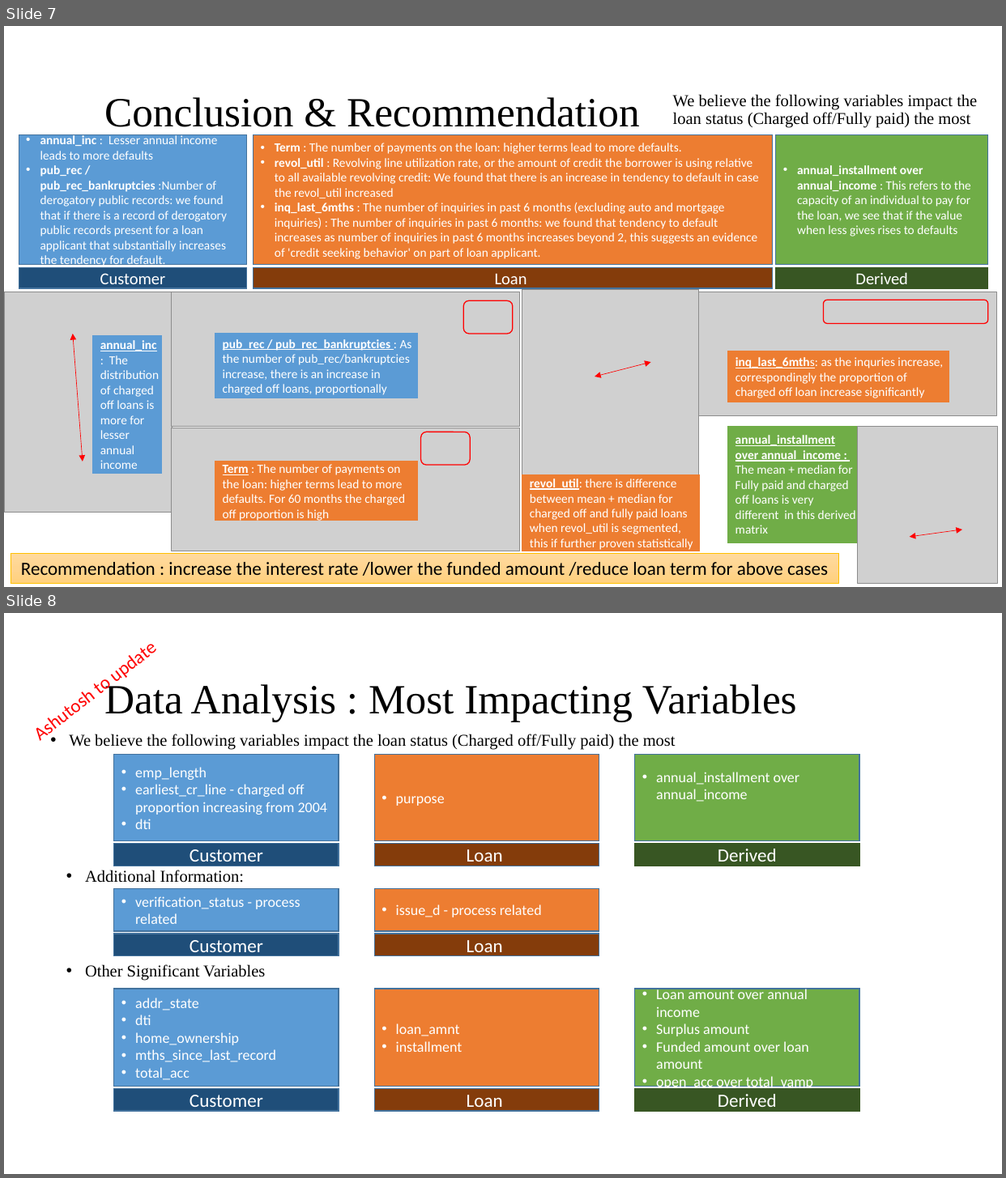
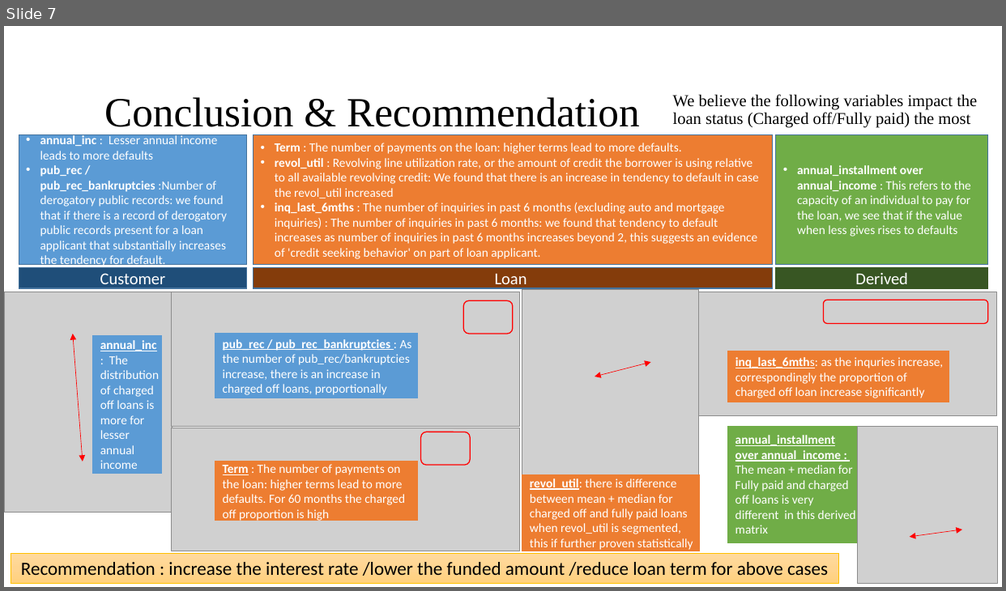
Before and after one commit to saneshashank/course2-GP1, a slide deck: Lending Club Case Study.pptx. Shown one above the other, each under a label of ours: slides 7 and 8 before the commit, slide 7 after it. The pictures are 1006x1178 and 1006x591 pixels, drawn with LibreOffice and Linux fonts; fonts in the diff are those of the drawing; grey boxes stand for pictures; background and template pictures are left out. Boxes give left, top, right and bottom in pixels: in the first picture for what was removed or moved away, otherwise in the second. Text is boxed around its words. In the diff, an @@ line names an element or a change of style, - is before the commit and + after.

Commit message:
near final copy - need to discuss about one variable

```diff
--- a/Lending Club Case Study.pptx
+++ b/Lending Club Case Study.pptx
@@ slide 8 removed at (4, 613, 1002, 1174), background #FFFFFF @@
@@ text removed at (20, 613, 207, 752) @@
-Ashutosh to update
@@ title removed at (104, 681, 797, 722) @@
-Data Analysis : Most Impacting Variables
@@ text removed at (69, 734, 675, 750) @@
-• We believe the following variables impact the loan status (Charged off/Fully paid) the most
@@ rectangle removed at (114, 755, 339, 841) @@
-• emp_length
-• earliest_cr_line - charged off proportion increasing from 2004
-• dti
@@ rectangle removed at (374, 755, 599, 841) @@
-• purpose
@@ rectangle removed at (635, 755, 859, 841) @@
-• annual_installment over annual_income
@@ rectangle removed at (114, 844, 339, 866) @@
-Customer
@@ rectangle removed at (374, 844, 599, 866) @@
-Loan
@@ rectangle removed at (635, 844, 859, 866) @@
-Derived
@@ text removed at (85, 870, 244, 883) @@
-• Additional Information:
@@ rectangle removed at (114, 888, 339, 931) @@
-• verification_status - process related
@@ rectangle removed at (374, 888, 599, 931) @@
-• issue_d - process related
@@ rectangle removed at (114, 934, 339, 956) @@
-Customer
@@ rectangle removed at (374, 934, 599, 956) @@
-Loan
@@ text removed at (85, 965, 265, 981) @@
-• Other Significant Variables
@@ rectangle removed at (114, 989, 339, 1086) @@
-• addr_state
-• dti
-• home_ownership
-• mths_since_last_record
-• total_acc
@@ rectangle removed at (374, 989, 599, 1086) @@
-• loan_amnt
-• installment
@@ rectangle removed at (635, 989, 859, 1086) @@
-• Loan amount over annual income
-• Surplus amount
-• Funded amount over loan amount
-• open_acc over total_vamp
@@ rectangle removed at (114, 1089, 339, 1112) @@
-Customer
@@ rectangle removed at (374, 1089, 599, 1112) @@
-Loan
@@ rectangle removed at (635, 1089, 859, 1112) @@
-Derived
```
Also in this commit, not shown: 1 slide added.
